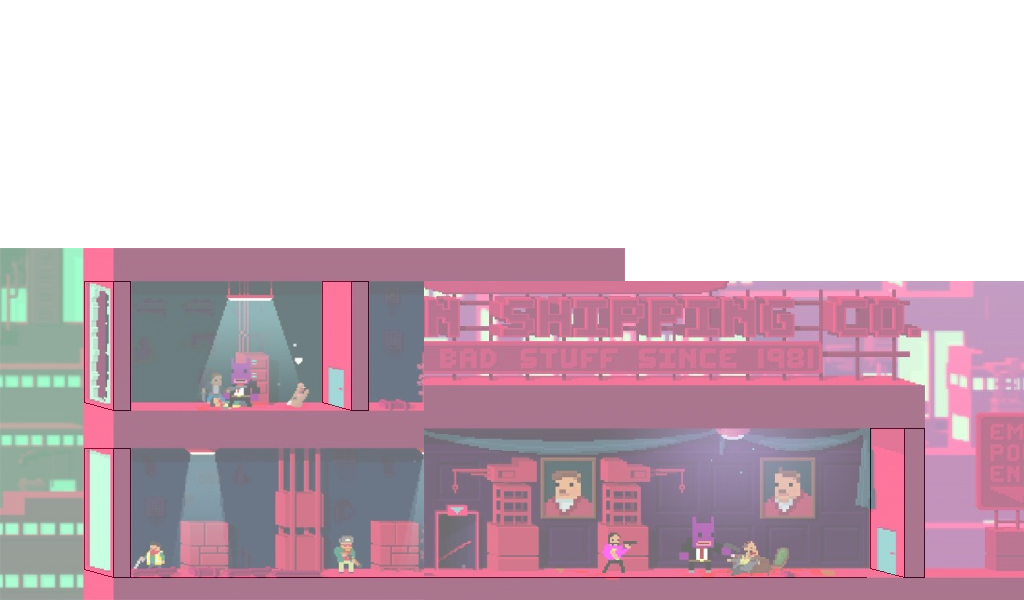
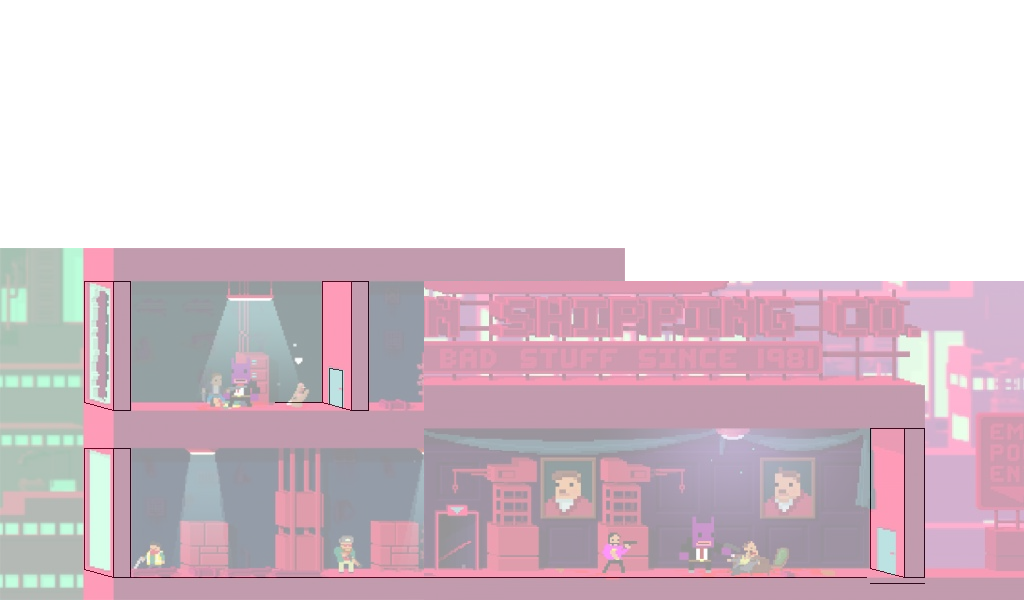
Revision of a layered (1024, 600) image; what changed, layer by layer:
"Pasted Layer": opacity 58% → 42% over [0, 248, 1024, 600]
added layer "Layer #1" above "Layer" over [275, 368, 925, 584]
